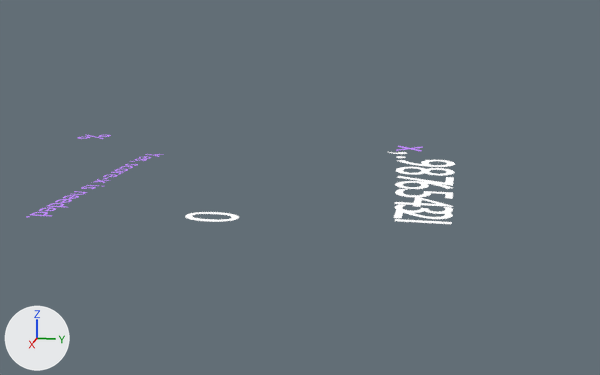
One commit to the Blender file rendermarker.numbers_score.blend: the scene before it, then after it.
Before and after are seen from a camera (50 mm lens) standing at (7.36, 2.59, 2.17) and looking at (1.19, 1.35, 0.63). Arrows for +X, +Y and +Z are at lower left; the lights stay in place. Text is drawn in Blender's own font.

Objects in the first picture: 'Text.001', 'Text.039', 'Text.040', 'Text.041', 'Text.042', 'Text.043', 'Text.044', 'Text.045', 'Text.049', 'Text.055', 'Text.056', 'Text.074', 'Text.075'.
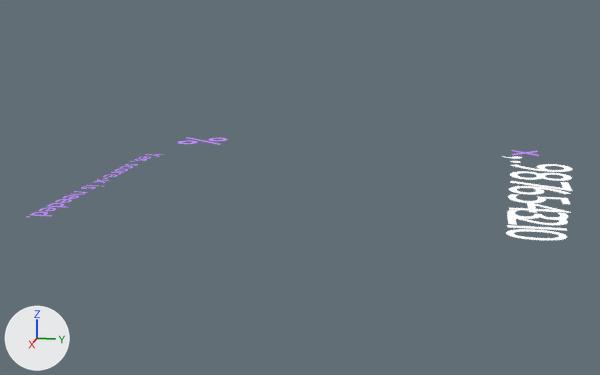
Commit message: Larger score-%

What the commit changed:
Object 'Text.001' (ob_text_001) moves from (-0.001, -1.038, 0.734) to (-0.001, -0.017, 0.734).
Object 'Text.001' (ob_text_001) is rescaled from (0.39, 0.39, 0.39) to (0.597, 0.597, 0.597).
Object 'Text.039' (ob_text_039) moves from (0.0, 0.0, 0.0) to (0.0, 3.0, 0.0).
Object 'Text.040' (ob_text_040) moves from (0.0, 2.0, 0.064) to (0.0, 3.0, 0.064).
Object 'Text.041' (ob_text_041) moves from (0.0, 2.0, 0.129) to (0.0, 3.0, 0.129).
Object 'Text.042' (ob_text_042) moves from (0.0, 2.0, 0.179) to (0.0, 3.0, 0.179).
Object 'Text.043' (ob_text_043) moves from (0.0, 2.0, 0.247) to (0.0, 3.0, 0.247).
Object 'Text.044' (ob_text_044) moves from (0.0, 2.0, 0.323) to (0.0, 3.0, 0.323).
Object 'Text.045' (ob_text_045) moves from (0.0, 2.0, 0.403) to (0.0, 3.0, 0.403).
Object 'Text.049' (ob_text_049) moves from (0.0, 2.0, 0.454) to (0.0, 3.0, 0.454).
Object 'Text.055' (ob_text_055) moves from (0.0, 2.0, 0.535) to (0.0, 3.0, 0.535).
Object 'Text.056' (ob_text_056) moves from (0.0, 2.0, 0.611) to (0.0, 3.0, 0.611).
Object 'Text.074' (ob_text_074) moves from (0.0, 2.0, 0.691) to (0.0, 3.0, 0.691).
Object 'Text.075' (ob_text_075) moves from (0.0, 2.0, 0.734) to (0.0, 3.0, 0.734).

Boxes [x1, y1, x2, y2] around the edits, measured in the pictures (600 x 375 px):
'Text.039', moved: before [185, 212, 239, 222]; after [506, 229, 567, 240]
'Text.055', moved: before [396, 167, 455, 176]; after [510, 171, 572, 181]
'Text.045', moved: before [395, 181, 452, 189]; after [509, 186, 571, 195]
'Text.043', moved: before [395, 197, 453, 207]; after [509, 203, 571, 213]
'Text.042', moved: before [395, 204, 453, 214]; after [507, 210, 568, 220]
'Text.044', moved: before [395, 189, 453, 199]; after [508, 194, 570, 204]
'Text.056', moved: before [397, 160, 455, 167]; after [511, 164, 572, 172]
'Text.041', moved: before [394, 210, 453, 219]; after [507, 214, 568, 225]
'Text.049', moved: before [397, 176, 454, 186]; after [510, 181, 572, 191]
'Text.040', moved: before [395, 219, 452, 224]; after [507, 225, 567, 231]
'Text.001', moved, rescaled: before [78, 135, 111, 139]; after [178, 137, 228, 145]
'Text.075', moved: before [396, 146, 423, 151]; after [511, 150, 539, 156]
'Text.074', moved: before [389, 152, 407, 154]; after [502, 156, 522, 159]
